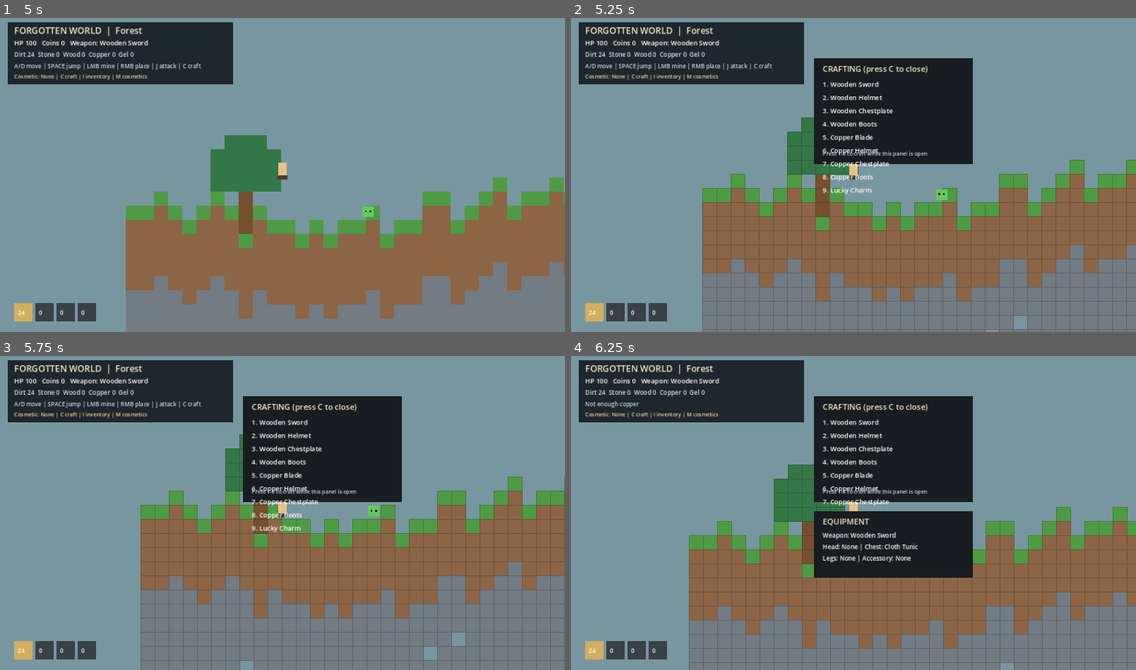
Above: before the commit, frames 1-4 (two rows, left to right).
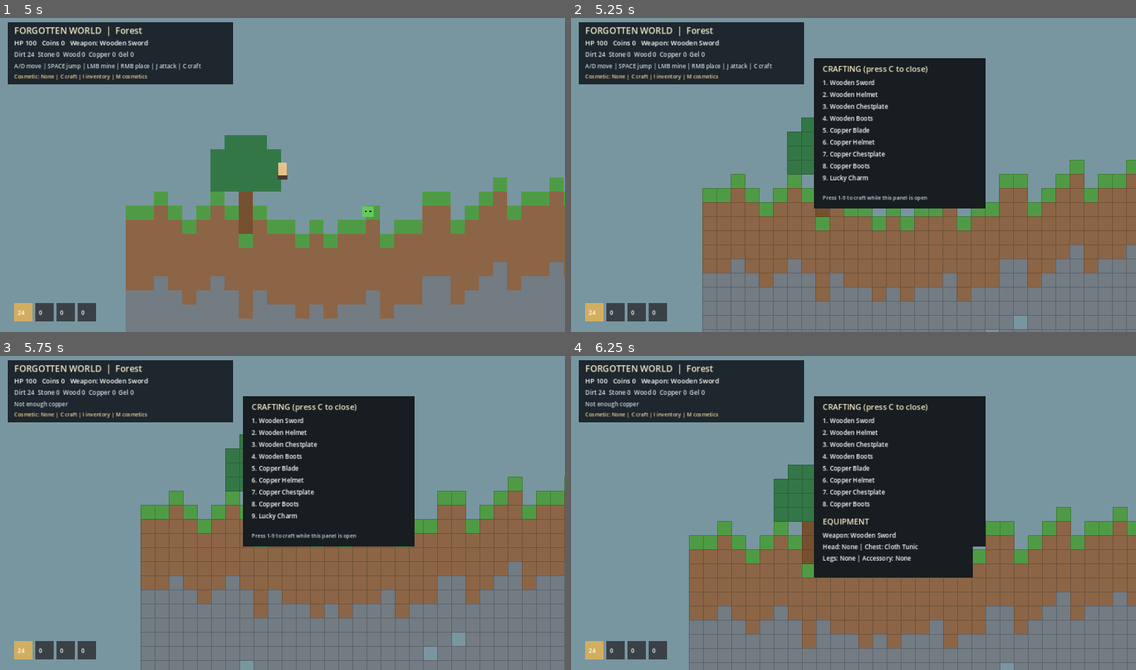
Above: after the commit, the same moments.

Repository: Jayden1337-10/Game
Game: Godot game, scene res://scenes/main.tscn
The game is run twice, just before and just after one commit, with the same random seed, the same clock (stepped at 60 frames per second) and the same inputs.
Inputs (mouse positions are in pixels of both pictures, inside the frame that each line leads up to):
- Up to frame 1 (5 s): tap Enter at 0.5 s; move the mouse to (406, 156) at 0.52 s; hold Right (ui_right) 0.53-1.28 s; tap 1 at 0.6, 2.3, 2.85, 4.55 s; click (406, 156) at 0.67 s; tap Space at 0.77, 1.52, 2.75, 3.02, 3.77, 4.52 s; tap 9 at 0.8, 1.35, 3.05, 3.6 s; move the mouse to (169, 187) at 1.27 s; hold Left (ui_left) 1.28-2.03 s; tap 5 at 1.55, 2.1, 3.8, 4.35 s; move the mouse to (339, 102) at 2.02 s; hold Right (ui_right) 2.03-3.53 s; move the mouse to (254, 237) at 2.77 s; click (254, 237) at 2.92 s; move the mouse to (452, 222) at 3.52 s; hold Left (ui_left) from 3.53 s (still down); move the mouse to (113, 124) at 4.27 s
- Up to frame 2 (5.25 s): keep holding Left (ui_left); move the mouse to (881, 171) at 5.02 s; tap C at 5.1 s; click (881, 171) at 5.17 s
- Up to frame 3 (5.75 s): keep holding Left (ui_left); tap 9 at 5.3 s
- Up to frame 4 (6.25 s): move the mouse to (768, 431) at 5.77 s; release Left (ui_left) at 5.78 s; hold Right (ui_right) from 5.78 s (still down); tap I at 5.85 s; tap Space at 6.02 s; tap 5 at 6.05 s

Frame 1 is identical in both runs. In frame 2, 6.5% of the frame differs, in the area x 43-74%, y 12-61%; in frame 3, 6.8%, in the area x 2-74%, y 12-61%; in frame 4, 3.4%.

Commit message:
Expose full armor and accessory crafting recipes in UI

Diff:
--- a/game/scripts/main.gd
+++ b/game/scripts/main.gd
@@ -139,7 +139,7 @@
         if event.keycode == KEY_C: show_crafting = not show_crafting
         if event.keycode == KEY_I: show_inventory = not show_inventory
         if event.keycode == KEY_M: show_cosmetics = not show_cosmetics
-        if show_crafting and event.keycode >= KEY_1 and event.keycode <= KEY_5:
+        if show_crafting and event.keycode >= KEY_1 and event.keycode <= KEY_9 and event.keycode - KEY_1 < craft_names.size():
             _craft(craft_names[event.keycode - KEY_1])
         if show_cosmetics and event.keycode >= KEY_1 and event.keycode <= KEY_3:
             _craft_cosmetic(["Leaf Crown", "Wooden Mask", "Slime Hat"][event.keycode - KEY_1])
@@ -279,11 +279,11 @@
         draw_rect(Rect2(Vector2(x, view.y - 66), Vector2(42, 42)), Color("#3a4146") if i != selected_slot else Color("#d2ae61"))
         draw_string(ThemeDB.fallback_font, Vector2(x + 8, view.y - 39), str(inventory.get(hotbar[i], 0)), HORIZONTAL_ALIGNMENT_LEFT, -1, 13, Color.WHITE)
     if show_crafting:
-        draw_rect(Rect2(Vector2(550, 100), Vector2(360, 240)), Color("#171d20"))
+        draw_rect(Rect2(Vector2(550, 100), Vector2(390, 340)), Color("#171d20"))
         draw_string(ThemeDB.fallback_font, Vector2(570, 130), "CRAFTING (press C to close)", HORIZONTAL_ALIGNMENT_LEFT, -1, 18, Color("#f2e7ca"))
         for i in range(craft_names.size()):
-            draw_string(ThemeDB.fallback_font, Vector2(570, 164 + i * 30), "%d. %s" % [i + 1, craft_names[i]], HORIZONTAL_ALIGNMENT_LEFT, -1, 15, Color.WHITE)
-        draw_string(ThemeDB.fallback_font, Vector2(570, 320), "Press 1-5 to craft while this panel is open", HORIZONTAL_ALIGNMENT_LEFT, -1, 12, Color("#c8d6df"))
+            draw_string(ThemeDB.fallback_font, Vector2(570, 160 + i * 27), "%d. %s" % [i + 1, craft_names[i]], HORIZONTAL_ALIGNMENT_LEFT, -1, 14, Color.WHITE)
+        draw_string(ThemeDB.fallback_font, Vector2(570, 420), "Press 1-9 to craft while this panel is open", HORIZONTAL_ALIGNMENT_LEFT, -1, 12, Color("#c8d6df"))
     if show_cosmetics:
         draw_rect(Rect2(Vector2(550, 100), Vector2(390, 270)), Color("#171d20"))
         draw_string(ThemeDB.fallback_font, Vector2(570, 130), "COSMETIC STALL (M to close)", HORIZONTAL_ALIGNMENT_LEFT, -1, 18, Color("#f2e7ca"))
